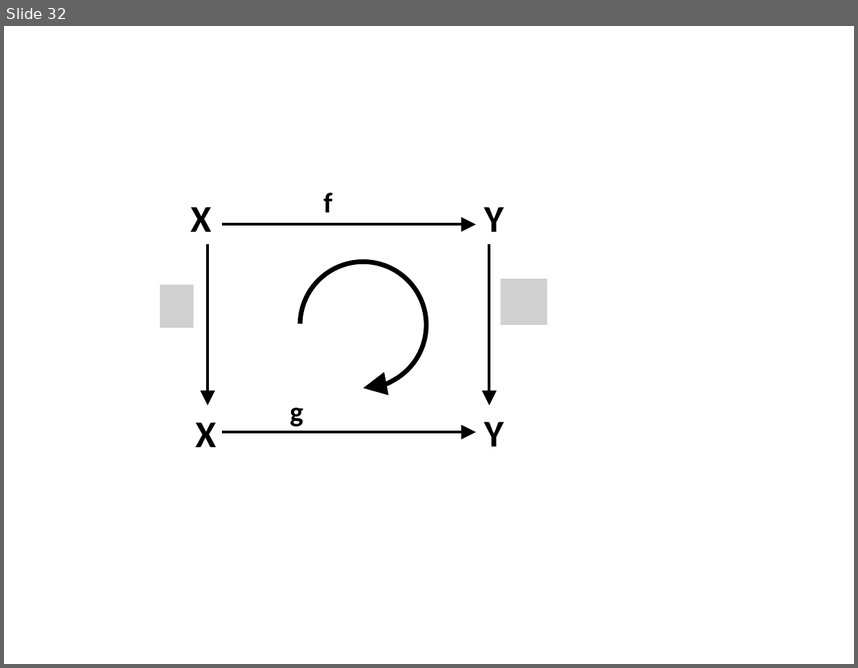
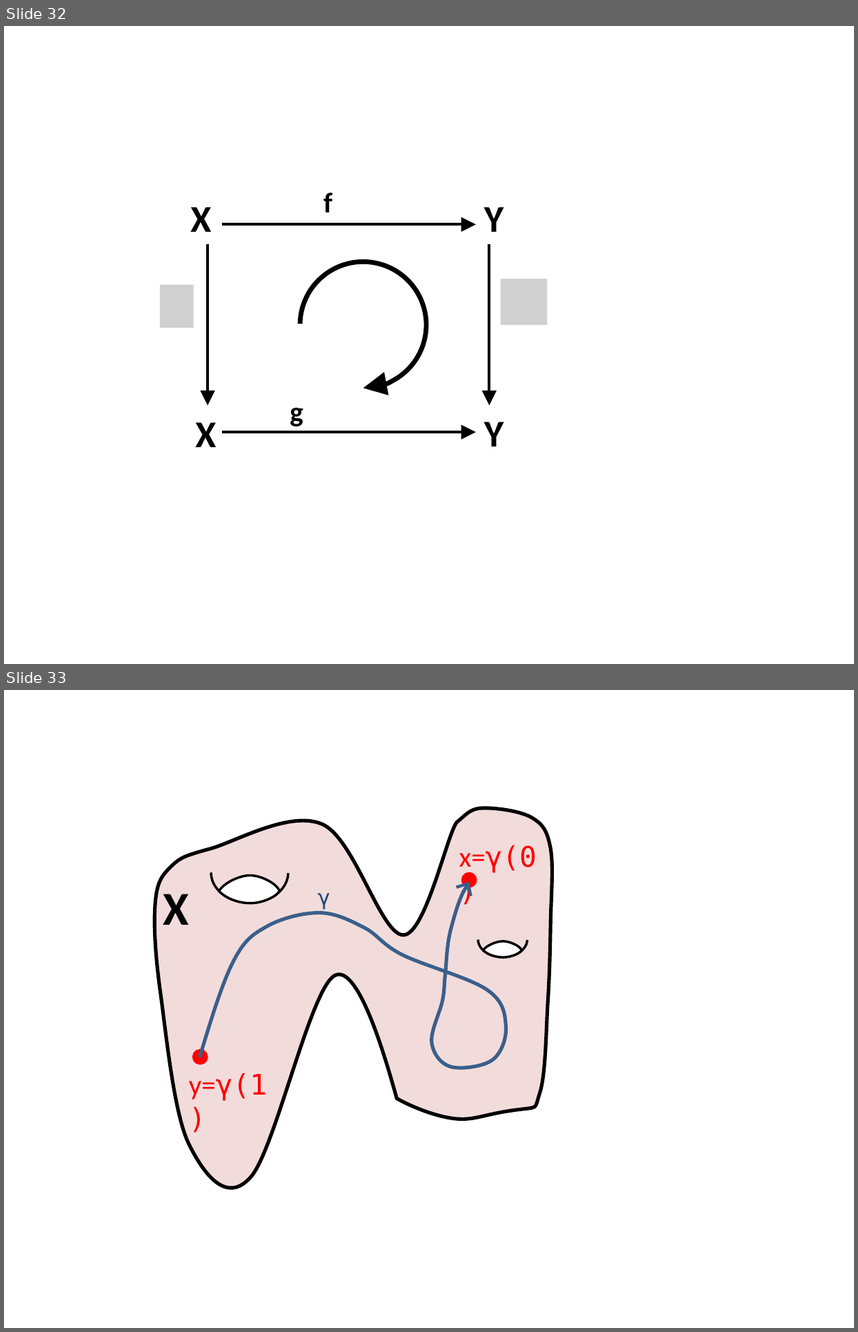
Before and after one commit to lutteropp/GeoTopo, a slide deck: images/Bilder.pptx. Shown one above the other, each under a label of ours: slide 32 before the commit, slides 32 and 33 after it. The pictures are 858x668 and 858x1332 pixels, drawn with LibreOffice and Linux fonts; fonts in the diff are those of the drawing; grey boxes stand for pictures. Boxes give left, top, right and bottom in pixels: in the first picture for what was removed or moved away, otherwise in the second. Text is boxed around its words. In the diff, an @@ line names an element or a change of style, - is before the commit and + after.

```diff
--- a/images/Bilder.pptx
+++ b/images/Bilder.pptx
@@ slide 33 added at <box>4,690,854,1328</box>, background #FFFFFF @@
@@ freeform shape added at <box>154,808,553,1188</box>, fill #F2DCDB, outline #000000 3 pt @@
@@ arc (boxed as its full ellipse) added at <box>212,842,289,903</box>, outline #000000 2 pt @@
@@ text added at <box>459,845,537,874</box>, 24 pt, text #FF0000 @@
+x=γ(0)
@@ freeform shape added at <box>219,876,279,903</box>, fill #FFFFFF, outline #000000 2 pt @@
@@ ellipse added at <box>462,873,476,887</box>, fill #FF0000, outline #FF0000 2 pt @@
@@ text added at <box>163,894,189,925</box>, 40 pt, text #000000, bold @@
+X
@@ freeform shape added at <box>199,881,506,1067</box>, outline #3A5F8C 3 pt @@
@@ text added at <box>318,893,331,909</box>, 18 pt, text #1F497D @@
+γ
@@ arc (boxed as its full ellipse) added at <box>478,922,528,957</box>, outline #000000 2 pt @@
@@ freeform shape added at <box>484,940,522,957</box>, fill #FFFFFF, outline #000000 2 pt @@
@@ ellipse added at <box>194,1049,207,1063</box>, fill #FF0000, outline #FF0000 2 pt @@
@@ text added at <box>189,1073,267,1101</box>, 24 pt, text #FF0000 @@
+y=γ(1)
```
Also in this commit, not shown: 4 other slides added, 2 slides removed, 14 other files.
